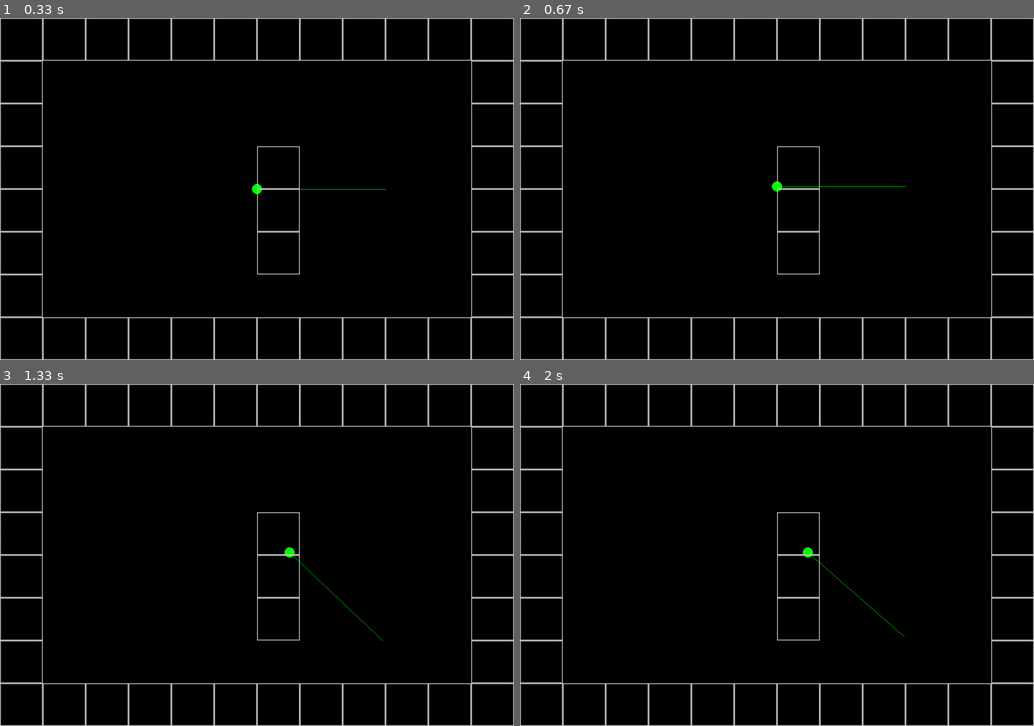
Above: before the commit, frames 1-4 (two rows, left to right).
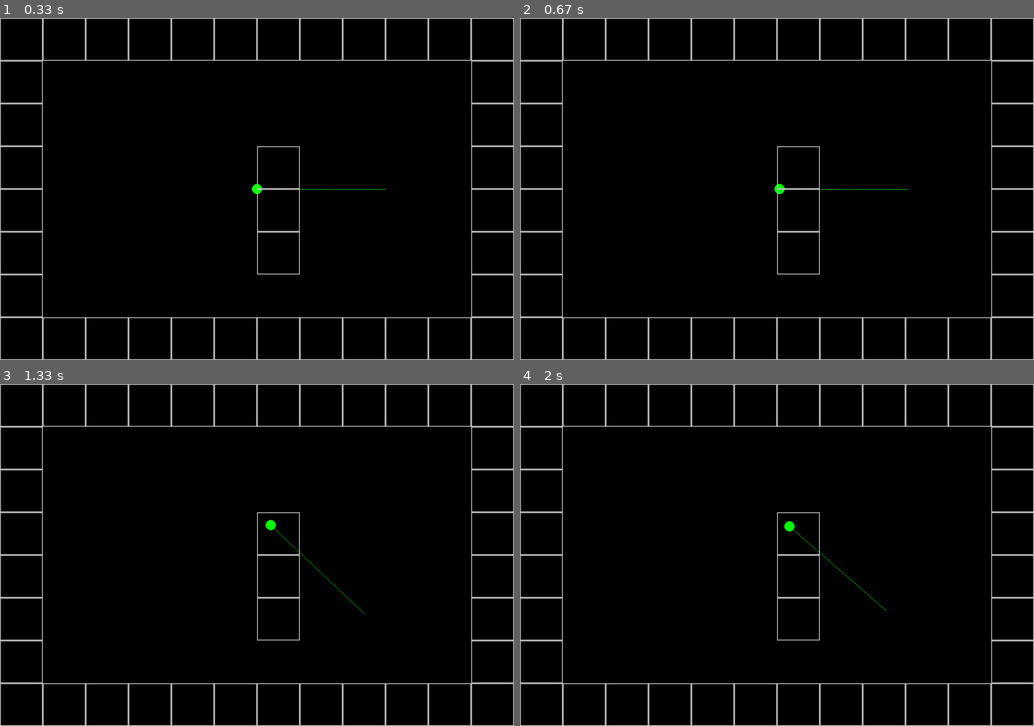
Above: after the commit, the same moments.

Repository: ElonMax404/pygame-pseudo3d
Game: pygame game, started from main.py
Same seed, same stepped clock (60 frames per second), same inputs: the game is played once before the commit and once after it.
Inputs:
- Up to frame 1 (0.33 s): no input
- Up to frame 2 (0.67 s): tap W at 0.33 s
- Up to frame 3 (1.33 s): hold Right 0.67-1.13 s; hold D 0.67-1.13 s; hold Right from 1.17 s (still down); hold D from 1.17 s (still down)
- Up to frame 4 (2 s): release Right at 1.63 s; release D at 1.63 s; hold Left from 1.67 s (still down); hold A from 1.67 s (still down)

Frame 1 is identical in both runs. In frame 2, 0.2% of the frame differs, in the area x 49-76%, y 47-52%; in frame 3, 0.2%; in frame 4, 0.2%, in the area x 51-75%, y 40-74%.

Commit message:
Fixed movement

Diff:
--- a/main.py
+++ b/main.py
@@ -20,9 +20,10 @@
         player.movement()
         screen.fill(pygame.Color("Black"))
 
-        pygame.draw.circle(screen, pygame.Color("Green"), player.pos, 12)
-        pygame.draw.line(screen, pygame.Color("Green"), player.pos, (player.x + 300 * math.cos(player.angle),
-                                                                     player.y + 300 * math.sin(player.angle)))
+        pygame.draw.circle(screen, pygame.Color("Green"), (int(player.x), int(player.y)), 12)
+        pygame.draw.line(screen, pygame.Color("Green"), (int(player.x), int(player.y)),
+                         (player.x + 300 * math.cos(player.angle),
+                          player.y + 300 * math.sin(player.angle)))
         for x, y in world_map:
             pygame.draw.rect(screen, pygame.Color("Grey"), (x, y, TILE, TILE), 2)
 
--- a/player.py
+++ b/player.py
@@ -1,5 +1,6 @@
 from config import *
 import pygame
+import math
 
 
 class Player:
@@ -14,13 +15,17 @@
     def movement(self):
         keys = pygame.key.get_pressed()
         if keys[pygame.K_w]:
-            self.y -= player_speed
+            self.x += player_speed * math.cos(self.angle)
+            self.y += player_speed * math.sin(self.angle)
         if keys[pygame.K_s]:
-            self.y += player_speed
+            self.x -= player_speed * math.cos(self.angle)
+            self.y -= player_speed * math.sin(self.angle)
         if keys[pygame.K_a]:
-            self.x -= player_speed
+            self.x -= player_speed * math.sin(self.angle)
+            self.y += player_speed * math.cos(self.angle)
         if keys[pygame.K_d]:
-            self.x += player_speed
+            self.x += player_speed * math.sin(self.angle)
+            self.y -= player_speed * math.cos(self.angle)
         if keys[pygame.K_LEFT]:
             self.angle -= 0.02
         if keys[pygame.K_RIGHT]:
